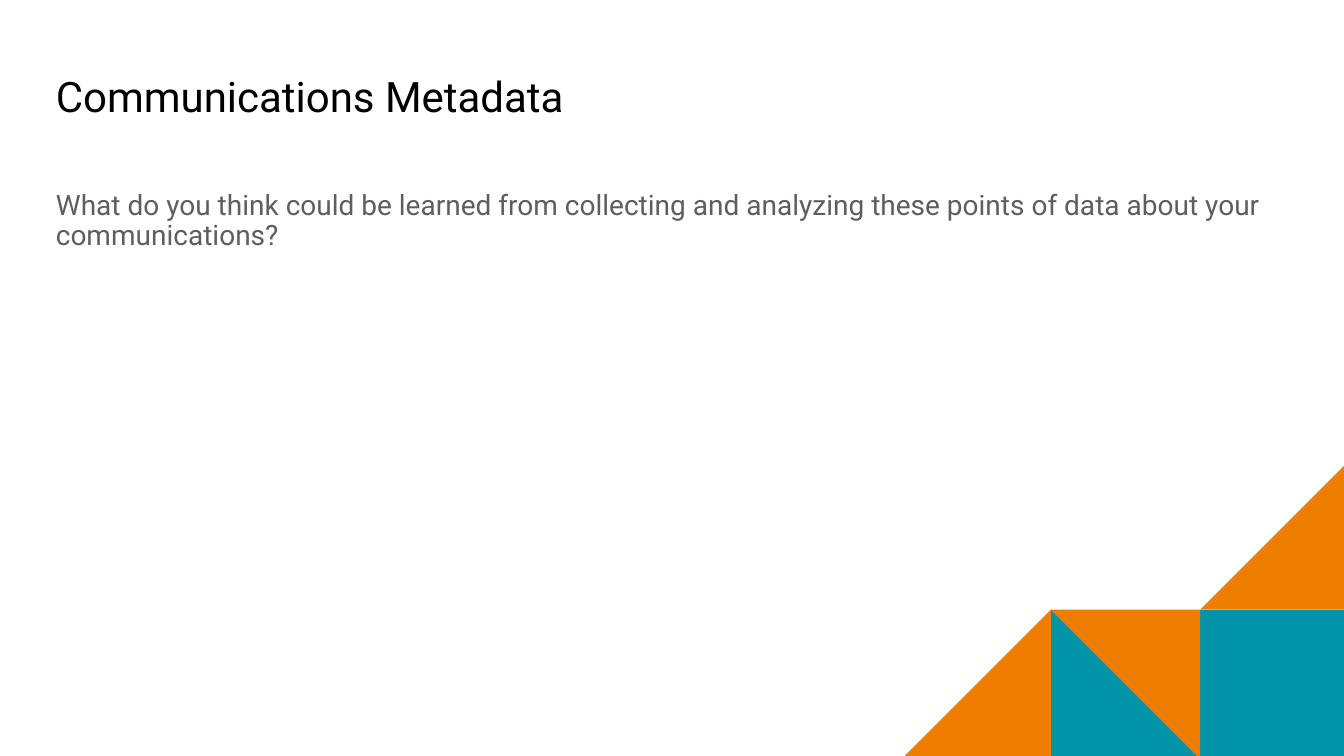
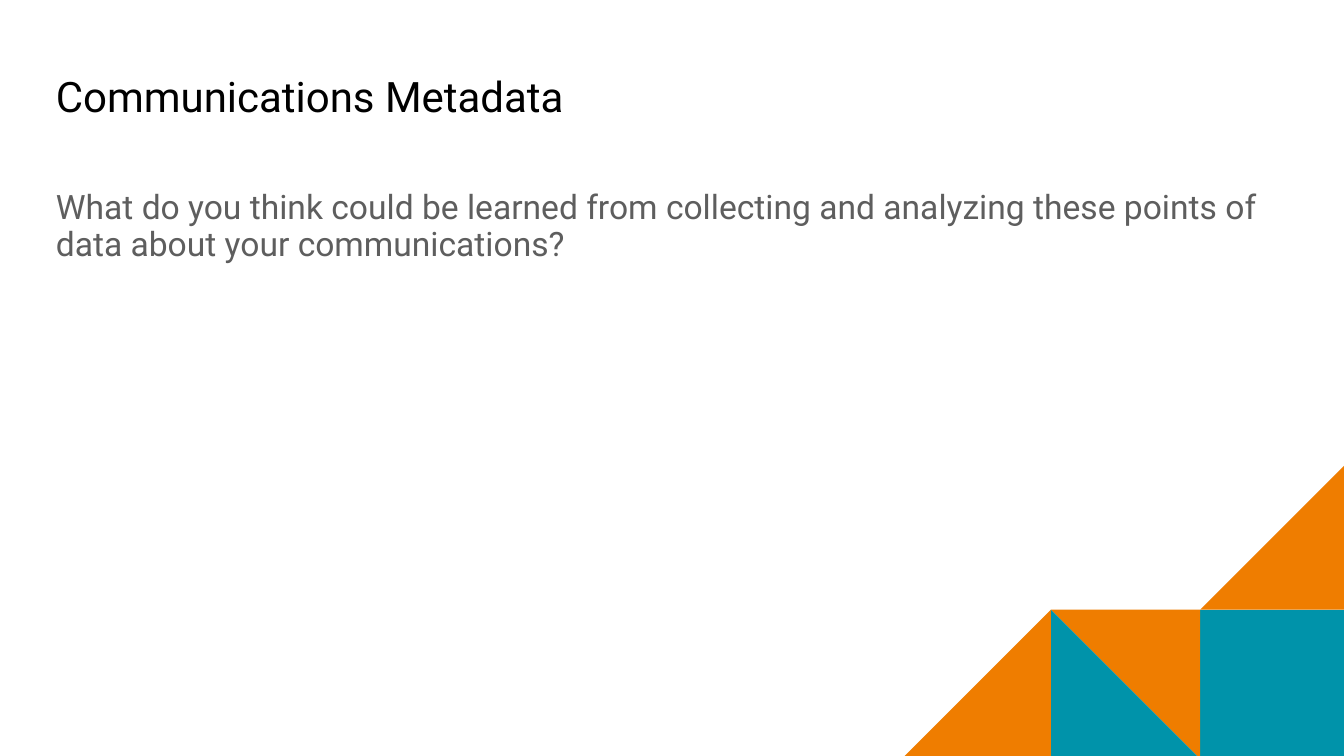
Before and after one commit to mr-eggleton/web-lit-core, a slide deck: slide 9 of final ppt/11-safety-first.pptx. Drawn at 1344x756 pixels with LibreOffice and Linux fonts; fonts in the diff are those of the drawing; background and template pictures are left out. Boxes give left, top, right and bottom in pixels: in the first picture for what was removed or moved away, otherwise in the second. Text is boxed around its words. In the diff, an @@ line names an element or a change of style, - is before the commit and + after.

```diff
--- a/final ppt/11-safety-first.pptx
+++ b/final ppt/11-safety-first.pptx
@@ text "What do you think could ..." at (x1=56, y1=193, x2=1256, y2=263): size 20 to 24 pt @@
```
Also in this commit, not shown: 4 other slides changed, 17 other files.
